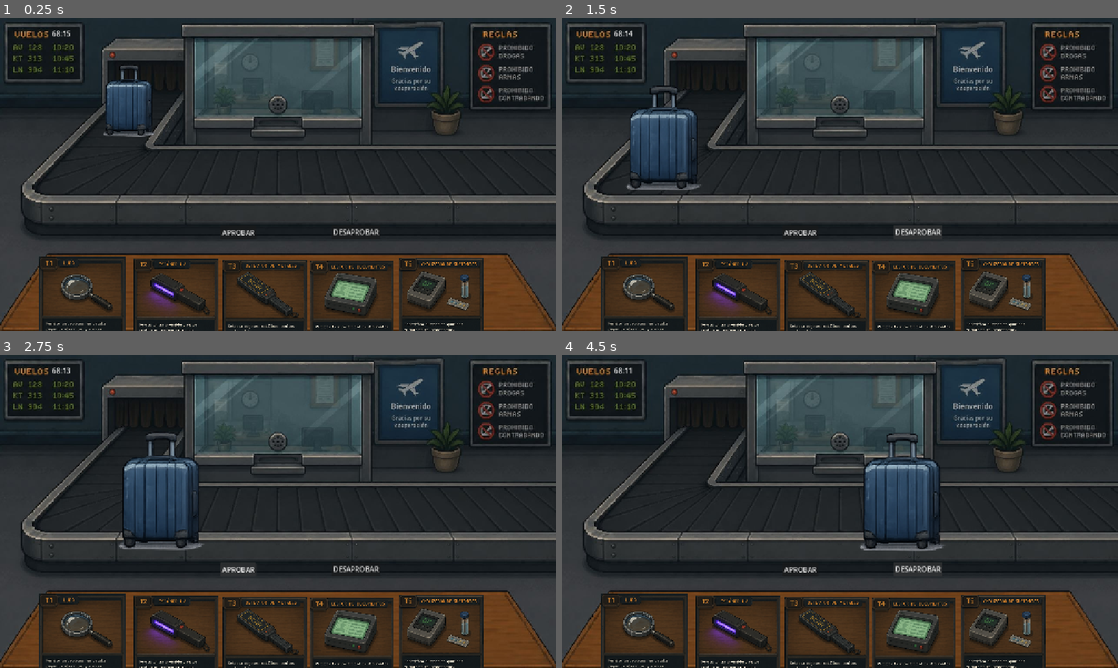
Above: before the commit, frames 1-4 (two rows, left to right).
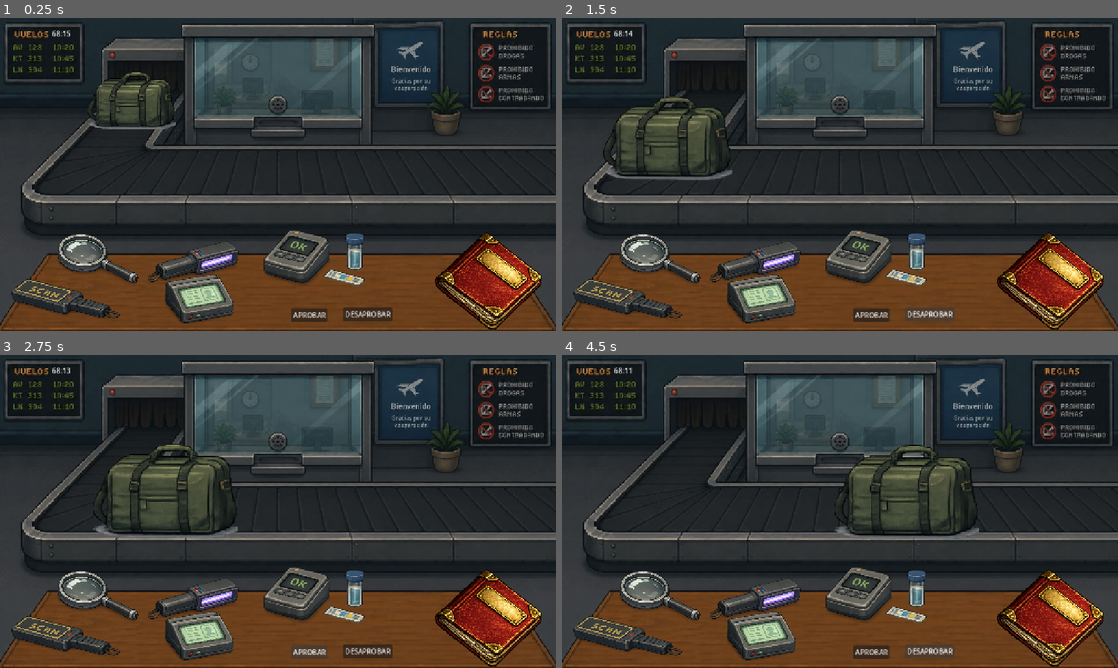
Above: after the commit, the same moments.

Repository: LaguGrego/CarcosaCustoms
Game: Godot game, scene res://carcosa_customs.tscn
Same seed, same stepped clock (60 frames per second), same inputs: the game is played once before the commit and once after it.
Inputs:
- Up to frame 1 (0.25 s): no input
- Up to frame 2 (1.5 s): click "APROBAR" at 0.5 s; click "DESAPROBAR" at 1.25 s
- Up to frame 3 (2.75 s): click "APROBAR" at 2 s
- Up to frame 4 (4.5 s): click "DESAPROBAR" at 2.75 s; click "APROBAR" at 3.5 s; click "DESAPROBAR" at 4.25 s

The runs differ from the first frame. In frame 1, 22% of the frame differs, in the area x 2-98%, y 15-100%; in frame 2, 25%; in frame 3, 26%; in frame 4, 26%, in the area x 2-98%, y 24-100%.

Commit message:
nuevo libro de objetos prohibidos, arreglada spawneo de items en containers distintos

Diff:
--- a/Scripts/belonging_spawn_engine.gd
+++ b/Scripts/belonging_spawn_engine.gd
@@ -42,16 +42,19 @@
 	var scene: PackedScene
 	var size: Vector2
 	var position: Vector2
+	var z_index: int
 
 	func _init(
 		area: Rect2,
 		p_size: Vector2,
 		p_texture: Texture2D = null,
-		p_scene: PackedScene = null
+		p_scene: PackedScene = null,
+		p_z_index: int =0
 	) -> void:
 		texture = p_texture
 		scene = p_scene
-		size = p_size
+		z_index = p_z_index
+		size = Vector2(1,1)
 
 		var min_x := int(area.position.x)
 		var max_x: int = max(min_x, int(area.end.x - p_size.x))
@@ -73,6 +76,7 @@
 
 		if texture != null:
 			var sprite := Sprite2D.new()
+			sprite.z_index = z_index
 			sprite.texture = texture
 			sprite.centered = false  # para que calce con la posición calculada
 			node = sprite
@@ -186,13 +190,13 @@
 		var item_size: Vector2 = item_data.get("size", Vector2.ZERO)
 
 		if item_size == Vector2.ZERO and texture != null:
-			item_size = texture.get_size()
-
-		var belonging := Belonging.new(area, item_size, texture, scene)
+			item_size = Vector2(2,2)
+
+		var belonging := Belonging.new(area, item_size, texture, scene, created)
 
 		if grid.can_place(belonging):
 			grid.place(belonging)
-			placed.append(belonging)
+			placed.push_front(belonging)
 			created += 1
 
 		attempts += 1
--- a/carcosa_customs.tscn
+++ b/carcosa_customs.tscn
@@ -2,9 +2,11 @@
 
 [ext_resource type="Texture2D" uid="uid://d1n2ymc2jgajk" path="res://photo_5179383852495998227_y.jpg" id="1_gmdr2"]
 [ext_resource type="Texture2D" uid="uid://cj4q1tmyc4w7o" path="res://Luggage_red.png" id="1_x3msl"]
+[ext_resource type="Script" uid="uid://ce88k3ahypbl2" path="res://docs.gd" id="2_iyc6x"]
 [ext_resource type="Script" uid="uid://bd1x4cfr0j5hj" path="res://luggage.gd" id="2_mwjvw"]
 [ext_resource type="Script" uid="uid://cvpr1xr2ct44m" path="res://timer_canva.gd" id="2_rd02i"]
 [ext_resource type="Texture2D" uid="uid://corvy5wgnkoqc" path="res://Luggage_green.png" id="2_tp0g4"]
+[ext_resource type="Texture2D" uid="uid://dsp3wty5kufhf" path="res://notepad.png" id="2_wwgtl"]
 [ext_resource type="Script" uid="uid://6jd5vn2lp0l1" path="res://label.gd" id="3_3yuqv"]
 [ext_resource type="Texture2D" uid="uid://dx7r8abmif4q3" path="res://Luggage_brown.png" id="3_6wbnc"]
 [ext_resource type="Script" uid="uid://cy5ugpel5dydj" path="res://tool_1.gd" id="4_2eknb"]
@@ -17,22 +19,42 @@
 [ext_resource type="Script" uid="uid://dhhno5jujv7vo" path="res://tool_4.gd" id="10_lf0aj"]
 [ext_resource type="Script" uid="uid://cossppyew1pa4" path="res://tool_5.gd" id="12_6n7if"]
 [ext_resource type="Texture2D" uid="uid://ci6iwb4vscglx" path="res://T1_lupa_pointer .png" id="13_3ucid"]
-[ext_resource type="Texture2D" uid="uid://dqtc50vyit3na" path="res://T1_lupa.png" id="14_3ucid"]
 [ext_resource type="Script" uid="uid://dybyee5sss0ce" path="res://tool_6.gd" id="14_6h4y6"]
 [ext_resource type="Texture2D" uid="uid://bo2o0du6wyv13" path="res://Tool6_ph.png" id="15_3ucid"]
 [ext_resource type="Texture2D" uid="uid://bx5olk135326j" path="res://T2_uv_pointer.png" id="16_b7hie"]
-[ext_resource type="Texture2D" uid="uid://dsxsnkk6tfs40" path="res://T2_uv.png" id="17_b7hie"]
 [ext_resource type="Texture2D" uid="uid://3lh3uln0k8eb" path="res://T3_detector_pointer.png" id="19_r8l48"]
-[ext_resource type="Texture2D" uid="uid://d1nw4068327ti" path="res://T3_detector.png" id="20_r8l48"]
 [ext_resource type="Texture2D" uid="uid://b5ehrjdnc0cub" path="res://T4_lector_docu_pointer.png" id="22_3ucid"]
-[ext_resource type="Texture2D" uid="uid://426pbbhafjol" path="res://T4_lector_docu.png" id="23_5730w"]
 [ext_resource type="Texture2D" uid="uid://1qhnpu5jxwt3" path="res://T5_sustancia_pointer.png" id="25_b7hie"]
-[ext_resource type="Texture2D" uid="uid://md0d8ufasnfd" path="res://T5_sustancia.png" id="26_g5a0j"]
-[ext_resource type="Texture2D" uid="uid://bgaj2qpr10vca" path="res://T6_radio.png" id="29_rhkjj"]
 [ext_resource type="Script" uid="uid://cnv4r2t8l45h2" path="res://screen_luggage.gd" id="30_5730w"]
 [ext_resource type="Script" uid="uid://5qmsk1j8si3g" path="res://spawn_container.gd" id="30_b7hie"]
 [ext_resource type="Texture2D" uid="uid://b580ec0uy13i7" path="res://Luggage_blue_opened.png" id="31_g5a0j"]
 [ext_resource type="Script" uid="uid://dpjstxljyqq2e" path="res://luggage_generator.gd" id="31_r8l48"]
+[ext_resource type="Texture2D" uid="uid://bbwop4sygnw7k" path="res://Luggage_brown_opened.png" id="32_fhwes"]
+[ext_resource type="Texture2D" uid="uid://dgjg80yoxfyg6" path="res://Luggage_black_opened.png" id="33_ddgck"]
+[ext_resource type="Texture2D" uid="uid://bobumdy3m6lmj" path="res://Luggage_red_opened.png" id="34_euydn"]
+[ext_resource type="Texture2D" uid="uid://bqyy24y16aiyv" path="res://Luggage_green_opened.png" id="35_e5niq"]
+[ext_resource type="Texture2D" uid="uid://ddduxi4xhxbc7" path="res://belongings/cinta.png" id="38_h6ndh"]
+[ext_resource type="Texture2D" uid="uid://br8pnijlwmlhk" path="res://belongings/gallesita.png" id="39_vk8fy"]
+[ext_resource type="Texture2D" uid="uid://dene4sde1s7t7" path="res://belongings/zapatillas.png" id="40_d6dqt"]
+[ext_resource type="Texture2D" uid="uid://beviesectl6eb" path="res://belongings/lingote.png" id="41_nsioe"]
+[ext_resource type="Texture2D" uid="uid://8ut1vlrbfcwf" path="res://belongings/cortapluma.png" id="42_krnur"]
+[ext_resource type="Texture2D" uid="uid://bkuea031tvjyr" path="res://belongings/libro.png" id="43_vw5ed"]
+[ext_resource type="Texture2D" uid="uid://cotl1iv224bbb" path="res://belongings/gorra.png" id="44_htv0q"]
+[ext_resource type="Texture2D" uid="uid://bibq2dmmdsaer" path="res://belongings/harina.png" id="45_m1rvv"]
+[ext_resource type="Texture2D" uid="uid://b4mo3jclj7aq6" path="res://belongings/termo.png" id="46_1f5gu"]
+[ext_resource type="Texture2D" uid="uid://fd1cutvdijvv" path="res://belongings/table.png" id="47_54t5d"]
+[ext_resource type="Texture2D" uid="uid://de4lpn6qati1o" path="res://belongings/Sombrero.png" id="48_dhwip"]
+[ext_resource type="Script" uid="uid://y3ksm6bbuvgf" path="res://screen_docs.gd" id="48_iyc6x"]
+[ext_resource type="Texture2D" uid="uid://dr3pntow2gx0e" path="res://gallesita.png" id="49_4faro"]
+[ext_resource type="Texture2D" uid="uid://bnf5efjgsfpt" path="res://belongings/alien.png" id="49_dasqe"]
+[ext_resource type="Texture2D" uid="uid://ctn3ehefytpkn" path="res://belongings/patipipa.png" id="50_yvmmo"]
+[ext_resource type="Texture2D" uid="uid://cw017td876run" path="res://belongings/camara.png" id="51_5kvcd"]
+[ext_resource type="Texture2D" uid="uid://pgihph6ab6qh" path="res://belongings/dron.png" id="52_o5aqn"]
+
+[sub_resource type="RectangleShape2D" id="RectangleShape2D_ydyr5"]
+size = Vector2(170.41278, 180.31226)
+
+[sub_resource type="GDScript" id="GDScript_4faro"]
 
 [sub_resource type="SpriteFrames" id="SpriteFrames_yw4l8"]
 animations = [{
@@ -52,7 +74,7 @@
 "duration": 1.0,
 "texture": ExtResource("1_x3msl")
 }],
-"loop": true,
+"loop": 1,
 "name": &"default",
 "speed": 5.0
 }]
@@ -137,11 +159,39 @@
 [sub_resource type="RectangleShape2D" id="RectangleShape2D_5730w"]
 size = Vector2(202, 234)
 
+[sub_resource type="CapsuleShape2D" id="CapsuleShape2D_a6thr"]
+radius = 38.53833
+height = 161.79974
+
+[sub_resource type="RectangleShape2D" id="RectangleShape2D_1fpsc"]
+size = Vector2(171.85016, 53.465286)
+
+[sub_resource type="RectangleShape2D" id="RectangleShape2D_h6ndh"]
+size = Vector2(197.66623, 50.88478)
+
+[sub_resource type="RectangleShape2D" id="RectangleShape2D_p53p0"]
+size = Vector2(119.04031, 76.06442)
+
+[sub_resource type="RectangleShape2D" id="RectangleShape2D_vk8fy"]
+size = Vector2(189.41193, 97.61197)
+
 [sub_resource type="RectangleShape2D" id="RectangleShape2D_rfv6n"]
-size = Vector2(140.375, 135.78125)
+size = Vector2(122.20596, 69.6393)
 
 [sub_resource type="RectangleShape2D" id="RectangleShape2D_r8l48"]
 size = Vector2(382.5, 326)
+
+[sub_resource type="RectangleShape2D" id="RectangleShape2D_fhwes"]
+size = Vector2(427, 239)
+
+[sub_resource type="RectangleShape2D" id="RectangleShape2D_ddgck"]
+size = Vector2(397, 302)
+
+[sub_resource type="RectangleShape2D" id="RectangleShape2D_euydn"]
+size = Vector2(389, 342)
+
+[sub_resource type="RectangleShape2D" id="RectangleShape2D_e5niq"]
+size = Vector2(417, 370)
 
 [node name="Carcosa Customs" type="Node2D" unique_id=1258786510]
 
@@ -157,6 +207,20 @@
 [node name="Interactives" type="Node2D" parent="World" unique_id=264628376]
 
 [node name="Docs" type="Area2D" parent="World/Interactives" unique_id=55769499]
+script = ExtResource("2_iyc6x")
+
+[node name="notepad_sprite" type="Sprite2D" parent="World/Interactives/Docs" unique_id=1496238546]
+position = Vector2(1128, 607.00006)
+rotation = 0.4834562
+scale = Vector2(0.3581543, 0.28955084)
+texture = ExtResource("2_wwgtl")
+
+[node name="notepad_CollisionShape2D" type="CollisionShape2D" parent="World/Interactives/Docs" unique_id=264249122]
+position = Vector2(1126.5, 602.00006)
+rotation = 0.7853982
+scale = Vector2(0.9999999, 0.9999999)
+shape = SubResource("RectangleShape2D_ydyr5")
+script = SubResource("GDScript_4faro")
 
 [node name="Passanger" type="Area2D" parent="World/Interactives" unique_id=402030045]
 
@@ -172,26 +236,27 @@
 libraries/ = SubResource("AnimationLibrary_tri7a")
 
 [node name="CollisionShape2D" type="CollisionShape2D" parent="World/Interactives/Luggage" unique_id=500671646]
+visible = false
 position = Vector2(688, 272)
 shape = SubResource("RectangleShape2D_5730w")
 
 [node name="Approved" type="Area2D" parent="World/Interactives" unique_id=1357328315]
 
 [node name="Button" type="Button" parent="World/Interactives/Approved" unique_id=279650797]
-offset_left = 507.0
-offset_top = 478.0
-offset_right = 590.0
-offset_bottom = 509.0
+offset_left = 671.0
+offset_top = 668.0
+offset_right = 754.0
+offset_bottom = 699.0
 text = "APROBAR"
 script = ExtResource("8_mrkqs")
 
 [node name="Denied" type="Area2D" parent="World/Interactives" unique_id=1287258631]
 
 [node name="Button" type="Button" parent="World/Interactives/Denied" unique_id=1042749903]
-offset_left = 763.0
-offset_top = 477.0
-offset_right = 876.0
-offset_bottom = 508.0
+offset_left = 790.0
+offset_top = 666.0
+offset_right = 903.0
+offset_bottom = 697.0
 text = "DESAPROBAR"
 script = ExtResource("9_lf0aj")
 
@@ -223,14 +288,15 @@
 
 [node name="Sprite2D" type="Sprite2D" parent="ToolBox/Tool1" unique_id=2142840436]
 process_priority = 1
-position = Vector2(188.8, 645.4)
-scale = Vector2(0.4, 0.4)
-texture = ExtResource("14_3ucid")
+position = Vector2(225, 556.00006)
+scale = Vector2(0.4306787, 0.41841856)
+texture = ExtResource("13_3ucid")
 
 [node name="CollisionShape2D" type="CollisionShape2D" parent="ToolBox/Tool1" unique_id=1685590934]
-position = Vector2(186.94998, 644)
+position = Vector2(225.99998, 560)
+rotation = -1.1274827
 scale = Vector2(1.2, 1.2)
-shape = SubResource("RectangleShape2D_rfv6n")
+shape = SubResource("CapsuleShape2D_a6thr")
 debug_color = Color(0, 0.6, 0.7019608, 0.41960785)
 
 [node name="Tool2" type="Area2D" parent="ToolBox" unique_id=539083750]
@@ -238,14 +304,16 @@
 cursor_texture = ExtResource("16_b7hie")
 
 [node name="Sprite2D" type="Sprite2D" parent="ToolBox/Tool2" unique_id=495766564]
-position = Vector2(405.40002, 648)
-scale = Vector2(0.4, 0.4)
-texture = ExtResource("17_b7hie")
+position = Vector2(452.99997, 561)
+rotation = 0.17627825
+scale = Vector2(-0.44, 0.425)
+texture = ExtResource("16_b7hie")
 
 [node name="CollisionShape2D2" type="CollisionShape2D" parent="ToolBox/Tool2" unique_id=1083616478]
-position = Vector2(405.54996, 643.6)
+position = Vector2(445.31934, 565.9007)
+rotation = -0.3228859
 scale = Vector2(1.2, 1.2)
-shape = SubResource("RectangleShape2D_rfv6n")
+shape = SubResource("RectangleShape2D_1fpsc")
 debug_color = Color(0, 0.6, 0.7019608, 0.41960785)
 
 [node name="Tool3" type="Area2D" parent="ToolBox" unique_id=1037590589]
@@ -254,14 +322,16 @@
 cursor_texture = ExtResource("19_r8l48")
 
 [node name="Sprite2D" type="Sprite2D" parent="ToolBox/Tool3" unique_id=1071294000]
-position = Vector2(468, 669.2)
-scale = Vector2(0.4, 0.4)
-texture = ExtResource("20_r8l48")
+position = Vector2(3, 669)
+rotation = -0.17453292
+scale = Vector2(0.5538282, 0.4463927)
+texture = ExtResource("19_r8l48")
 
 [node name="CollisionShape2D3" type="CollisionShape2D" parent="ToolBox/Tool3" unique_id=1678507459]
-position = Vector2(470.15002, 663.8)
+position = Vector2(8.358292, 669.5629)
+rotation = 0.24434611
 scale = Vector2(1.2, 1.2)
-shape = SubResource("RectangleShape2D_rfv6n")
+shape = SubResource("RectangleShape2D_h6ndh")
 debug_color = Color(0, 0.6, 0.7019608, 0.41960785)
 
 [node name="Tool4" type="Area2D" parent="ToolBox" unique_id=1889882760]
@@ -270,14 +340,15 @@
 cursor_texture = ExtResource("22_3ucid")
 
 [node name="Sprite2D" type="Sprite2D" parent="ToolBox/Tool4" unique_id=2130398932]
-position = Vector2(669, 669.6)
-scale = Vector2(0.4, 0.4)
-texture = ExtResource("23_5730w")
+position = Vector2(319, 664)
+scale = Vector2(-0.403, 0.37)
+texture = ExtResource("22_3ucid")
 
 [node name="CollisionShape2D4" type="CollisionShape2D" parent="ToolBox/Tool4" unique_id=1286391107]
-position = Vector2(666.15, 664.19995)
-scale = Vector2(1.2, 1.2)
-shape = SubResource("RectangleShape2D_rfv6n")
+position = Vector2(319.99997, 661)
+rotation = -0.17627825
+scale = Vector2(-1.2, 1.2)
+shape = SubResource("RectangleShape2D_p53p0")
 debug_color = Color(0, 0.6, 0.7019608, 0.41960785)
 
 [node name="Tool5" type="Area2D" parent="ToolBox" unique_id=1644799980]
@@ -286,28 +357,29 @@
 cursor_texture = ExtResource("25_b7hie")
 
 [node name="Sprite2D" type="Sprite2D" parent="ToolBox/Tool5" unique_id=1109380848]
-position = Vector2(874.4, 664)
-scale = Vector2(0.4, 0.4)
-texture = ExtResource("26_g5a0j")
+position = Vector2(582, 570.00006)
+scale = Vector2(0.5786787, 0.49894106)
+texture = ExtResource("25_b7hie")
 
 [node name="CollisionShape2D5" type="CollisionShape2D" parent="ToolBox/Tool5" unique_id=2140570132]
-position = Vector2(872.55005, 662.6)
+position = Vector2(582.35284, 564)
 scale = Vector2(1.2, 1.2)
-shape = SubResource("RectangleShape2D_rfv6n")
+shape = SubResource("RectangleShape2D_vk8fy")
 debug_color = Color(0, 0.6, 0.7019608, 0.41960785)
 
 [node name="Tool6" type="Area2D" parent="ToolBox" unique_id=2045743069]
+visible = false
 position = Vector2(142, -18)
 script = ExtResource("14_6h4y6")
 cursor_texture = ExtResource("15_3ucid")
 
 [node name="Sprite2D" type="Sprite2D" parent="ToolBox/Tool6" unique_id=717659914]
-position = Vector2(1262.8, 667.2)
+position = Vector2(537, 690)
 scale = Vector2(0.4, 0.4)
-texture = ExtResource("29_rhkjj")
+texture = ExtResource("42_krnur")
 
 [node name="CollisionShape2D6" type="CollisionShape2D" parent="ToolBox/Tool6" unique_id=2116716275]
-position = Vector2(1262.7626, 668.6906)
+position = Vector2(535, 688)
 scale = Vector2(1.2, 1.2)
 shape = SubResource("RectangleShape2D_rfv6n")
 debug_color = Color(0, 0.6, 0.7019608, 0.41960785)
@@ -333,6 +405,41 @@
 scale = Vector2(1.7743794, 1.6237975)
 texture = ExtResource("31_g5a0j")
 
+[node name="Brown" type="Node2D" parent="Canvas/Screens/Luggage" unique_id=212771885]
+
+[node name="BrownInsideSprite" type="Sprite2D" parent="Canvas/Screens/Luggage/Brown" unique_id=699732029]
+visible = false
+position = Vector2(677, 260)
+scale = Vector2(1.2857141, 1.0262628)
+texture = ExtResource("32_fhwes")
+
+[node name="Black" type="Node2D" parent="Canvas/Screens/Luggage" unique_id=350935714]
+
+[node name="BlackInsideSprite" type="Sprite2D" parent="Canvas/Screens/Luggage/Black" unique_id=164520464]
+visible = false
+position = Vector2(614, 236.00002)
+rotation = -1.5707964
+scale = Vector2(2.0560813, 1.8359143)
+texture = ExtResource("33_ddgck")
+
+[node name="Red" type="Node2D" parent="Canvas/Screens/Luggage" unique_id=408254657]
+
+[node name="RedInsideSprite" type="Sprite2D" parent="Canvas/Screens/Luggage/Red" unique_id=1283234515]
+visible = false
+position = Vector2(616.8298, 235.13641)
+rotation = -1.5707964
+scale = Vector2(1.7743794, 1.9475578)
+texture = ExtResource("34_euydn")
+
+[node name="Green" type="Node2D" parent="Canvas/Screens/Luggage" unique_id=1885234558]
+
+[node name="GreenInsideSprite" type="Sprite2D" parent="Canvas/Screens/Luggage/Green" unique_id=1299342434]
+visible = false
+position = Vector2(694, 238)
+rotation = -1.5707964
+scale = Vector2(1.3769723, 1.4469516)
+texture = ExtResource("35_e5niq")
+
 [node name="SpawnContainer" type="Area2D" parent="Canvas/Screens/Luggage" unique_id=1789330217]
 script = ExtResource("30_b7hie")
 
@@ -340,13 +447,72 @@
 collision_layer = 0
 
 [node name="CollisionShape2D" type="CollisionShape2D" parent="Canvas/Screens/Luggage/SpawnContainer/AreaBlue" unique_id=1838669567]
+visible = false
 position = Vector2(695.25, 227)
 shape = SubResource("RectangleShape2D_r8l48")
 
+[node name="AreaBrown" type="Area2D" parent="Canvas/Screens/Luggage/SpawnContainer" unique_id=694636412]
+collision_layer = 0
+
+[node name="CollisionShape2D" type="CollisionShape2D" parent="Canvas/Screens/Luggage/SpawnContainer/AreaBrown" unique_id=1351210497]
+visible = false
+position = Vector2(675.5, 296.5)
+shape = SubResource("RectangleShape2D_fhwes")
+
+[node name="AreaBlack" type="Area2D" parent="Canvas/Screens/Luggage/SpawnContainer" unique_id=1522694302]
+collision_layer = 0
+
+[node name="CollisionShape2D" type="CollisionShape2D" parent="Canvas/Screens/Luggage/SpawnContainer/AreaBlack" unique_id=980521525]
+visible = false
+position = Vector2(683.5, 241)
+shape = SubResource("RectangleShape2D_ddgck")
+
+[node name="AreaRed" type="Area2D" parent="Canvas/Screens/Luggage/SpawnContainer" unique_id=155491095]
+collision_layer = 0
+
+[node name="CollisionShape2D" type="CollisionShape2D" parent="Canvas/Screens/Luggage/SpawnContainer/AreaRed" unique_id=1818194843]
+visible = false
+position = Vector2(689.5, 240)
+shape = SubResource("RectangleShape2D_euydn")
+
+[node name="AreaGreen" type="Area2D" parent="Canvas/Screens/Luggage/SpawnContainer" unique_id=448185913]
+collision_layer = 0
+
+[node name="CollisionShape2D" type="CollisionShape2D" parent="Canvas/Screens/Luggage/SpawnContainer/AreaGreen" unique_id=834774388]
+visible = false
+position = Vector2(682.5, 233)
+shape = SubResource("RectangleShape2D_e5niq")
+
 [node name="LuggageGenerator" type="Node2D" parent="Canvas/Screens/Luggage" unique_id=1417657117]
 script = ExtResource("31_r8l48")
-item_textures = Array[Texture2D]([ExtResource("16_b7hie"), ExtResource("13_3ucid"), ExtResource("19_r8l48")])
+item_textures = Array[Texture2D]([ExtResource("38_h6ndh"), ExtResource("39_vk8fy"), ExtResource("40_d6dqt"), ExtResource("41_nsioe"), ExtResource("42_krnur"), ExtResource("43_vw5ed"), ExtResource("44_htv0q"), ExtResource("45_m1rvv"), ExtResource("46_1f5gu"), ExtResource("47_54t5d"), ExtResource("48_dhwip"), ExtResource("49_dasqe"), ExtResource("50_yvmmo"), ExtResource("51_5kvcd"), ExtResource("52_o5aqn")])
 
 [node name="Objetives" type="Node2D" parent="Canvas/Screens" unique_id=1929488832]
 
 [node name="Docs" type="Node2D" parent="Canvas/Screens" unique_id=734381586]
+script = ExtResource("48_iyc6x")
+
+[node name="Notepad" type="Sprite2D" parent="Canvas/Screens/Docs" unique_id=840429487]
+visible = false
+position = Vector2(698.875, 409.24997)
+scale = Vector2(0.48974606, 0.56591797)
+texture = ExtResource("49_4faro")
+
+[node name="notepad_contain" type="VBoxContainer" parent="Canvas/Screens/Docs" unique_id=1285541324]
+visible = false
+offset_left = 498.0
+offset_top = 246.0
+offset_right = 913.0
+offset_bottom = 510.0
+
+[node name="Label" type="Label" parent="Canvas/Screens/Docs/notepad_contain" unique_id=560821423]
+layout_mode = 2
+theme_override_colors/font_color = Color(0, 0, 0, 1)
+text = "Item Prohibido:"
+
+[node name="Sprite2D" type="Sprite2D" parent="Canvas/Screens/Docs/notepad_contain" unique_id=873196711]
+position = Vector2(40.999985, 90)
+scale = Vector2(0.32795697, 0.30614656)
+texture = ExtResource("46_1f5gu")
+
+[node name="Sprite2D2" type="Sprite2D" parent="Canvas/Screens/Docs/notepad_contain" unique_id=413744364]
--- /dev/null
+++ b/docs.gd
@@ -0,0 +1,21 @@
+extends Area2D
+
+@onready var notepad_screen := $"../../../Canvas/Screens/Docs/Notepad"
+@onready var notepad_contain:= $"../../../Canvas/Screens/Docs/notepad_contain"
+# Called when the node enters the scene tree for the first time.
+func _ready() -> void:
+	self.input_event.connect(_on_input_event)
+	pass # Replace with function body.
+
+
+func _on_input_event(_viewport, event, _shape_idx):
+	if event is InputEventMouseButton:
+		if event.button_index == MOUSE_BUTTON_LEFT and event.pressed:
+			notepad_screen.visible = !notepad_screen.visible
+			notepad_contain.visible = !notepad_contain.visible
+
+
+
+# Called every frame. 'delta' is the elapsed time since the previous frame.
+func _process(delta: float) -> void:
+	pass
--- a/luggage.gd
+++ b/luggage.gd
@@ -6,9 +6,10 @@
 	pickTexture()
 
 func pickTexture() -> void:
+	# 0: black , 1: blue , 2: brown , 3: green , 4: red
 	var luggage_types = Array($AnimatedSprite2D.sprite_frames.get_animation_names())
 	$AnimatedSprite2D.animation = luggage_types.pick_random()
-	$AnimatedSprite2D.frame = 1
+	$AnimatedSprite2D.frame = randi() % 5
 	$AnimationPlayer.play("luggage_appear")
 
 func _input_event(viewport, event, shape_idx):
--- a/luggage_generator.gd
+++ b/luggage_generator.gd
@@ -1,12 +1,12 @@
 class_name LuggageGenerator
 extends Node2D
 
-@export var grid_width := 20
-@export var grid_height := 20
+@export var grid_width := 10
+@export var grid_height := 10
 @export var item_textures: Array[Texture2D] = []
-@export var item_scale: float = 0.25
+@export var item_scale: float = 0.5
 @export var items_to_spawn := 8
-@export var max_attempts := 200
+@export var max_attempts := 2000
 @export var max_occupancy := 0.8
 
 var area: Area2D
--- a/project.godot
+++ b/project.godot
@@ -12,7 +12,7 @@
 
 config/name="Carcosa Customs"
 run/main_scene="uid://dghlwpp7v1lwg"
-config/features=PackedStringArray("4.6", "Forward Plus")
+config/features=PackedStringArray("4.7", "Forward Plus")
 config/icon="res://icon.svg"
 
 [display]
--- /dev/null
+++ b/screen_docs.gd
@@ -0,0 +1,11 @@
+extends Node2D
+
+# Called when the node enters the scene tree for the first time.
+func _ready() -> void:
+	z_index=3000
+	pass # Replace with function body.
+
+
+# Called every frame. 'delta' is the elapsed time since the previous frame.
+func _process(delta: float) -> void:
+	pass
--- a/screen_luggage.gd
+++ b/screen_luggage.gd
@@ -7,16 +7,16 @@
 	print("2. luggage_screen recibió código:", luggage_code)
 	# 0: black, 1: blue, 2: brown, 3: green, 4: red
 	match luggage_code:
-		#0:
-			#$Black/BlackInsideSprite.visible = !$Black/BlackInsideSprite.visible
+		0:
+			$Black/BlackInsideSprite.visible = true
 		1:
-			$Blue/BlueInsideSprite.visible = !$Blue/BlueInsideSprite.visible
-		#2:
-			#$Brown/BrownInsideSprite.visible = !$Brown/BrownInsideSprite.visible
-		#3:
-			#$Green/GreenInsideSprite.visible = !$Green/GreenInsideSprite.visible
-		#4:
-			#$Red/RedInsideSprite.visible = !$Red/RedInsideSprite.visible
+			$Blue/BlueInsideSprite.visible = true
+		2:
+			$Brown/BrownInsideSprite.visible = true
+		3:
+			$Green/GreenInsideSprite.visible = true
+		4:
+			$Red/RedInsideSprite.visible = true
 		_:
 			print("código de valija no soportado todavía:", luggage_code)
 
@@ -24,11 +24,11 @@
 
 func clear_lugage_inside_window() -> void:
 	print("clear llamado")
-	#$Black/BlackInsideSprite.visible = false
+	$Black/BlackInsideSprite.visible = false
 	$Blue/BlueInsideSprite.visible = false
-	#$Brown/BrownInsideSprite.visible = false
-	#$Green/GreenInsideSprite.visible = false
-	#$Red/RedInsideSprite.visible = false
+	$Brown/BrownInsideSprite.visible = false
+	$Green/GreenInsideSprite.visible = false
+	$Red/RedInsideSprite.visible = false
 	$LuggageGenerator.clear()
 
 func _process(delta: float) -> void:
--- a/spawn_container.gd
+++ b/spawn_container.gd
@@ -1,28 +1,27 @@
 extends Area2D
 
 signal luggage_type_changed(luggage_code: int, new_area: Area2D)
-
 @export var selected_content_area: Area2D
-
 @onready var areas := {
-	#0: $AreaBlack,
+	0: $AreaBlack,
 	1: $AreaBlue,
-	#2: $AreaBrown,
-	#3: $AreaGreen,
-	#4: $AreaRed,
+	2: $AreaBrown,
+	3: $AreaGreen,
+	4: $AreaRed,
 }
 
+# Called when the node enters the scene tree for the first time.
 func _ready() -> void:
-	pass
+	pass # Replace with function body.
 
 func set_luggage_type(luggage_code: int) -> void:
-	print("3. SpawnContainer recibió código:", luggage_code)
 	selected_content_area = areas.get(luggage_code)
 
 	if selected_content_area == null:
 		push_warning("Tipo de equipaje desconocido: %s" % luggage_code)
 		return
 
+	# Avisar a quien esté escuchando
 	luggage_type_changed.emit(
 		luggage_code,
 		selected_content_area
@@ -35,5 +34,6 @@
 	push_warning("No hay content area seleccionada")
 	return null
 
+# Called every frame. 'delta' is the elapsed time since the previous frame.
 func _process(delta: float) -> void:
 	pass
Binary file added: belongings/Sombrero.png
Not shown, added: belongings/Sombrero.png.import
Binary file added: belongings/alien.png
Not shown, added: belongings/alien.png.import
Binary file added: belongings/camara.png
Not shown, added: belongings/camara.png.import
Binary file added: belongings/cinta.png
Not shown, added: belongings/cinta.png.import
Binary file added: belongings/cortapluma.png
Not shown, added: belongings/cortapluma.png.import
Binary file added: belongings/dron.png
Not shown, added: belongings/dron.png.import
(and 24 more such lines)
